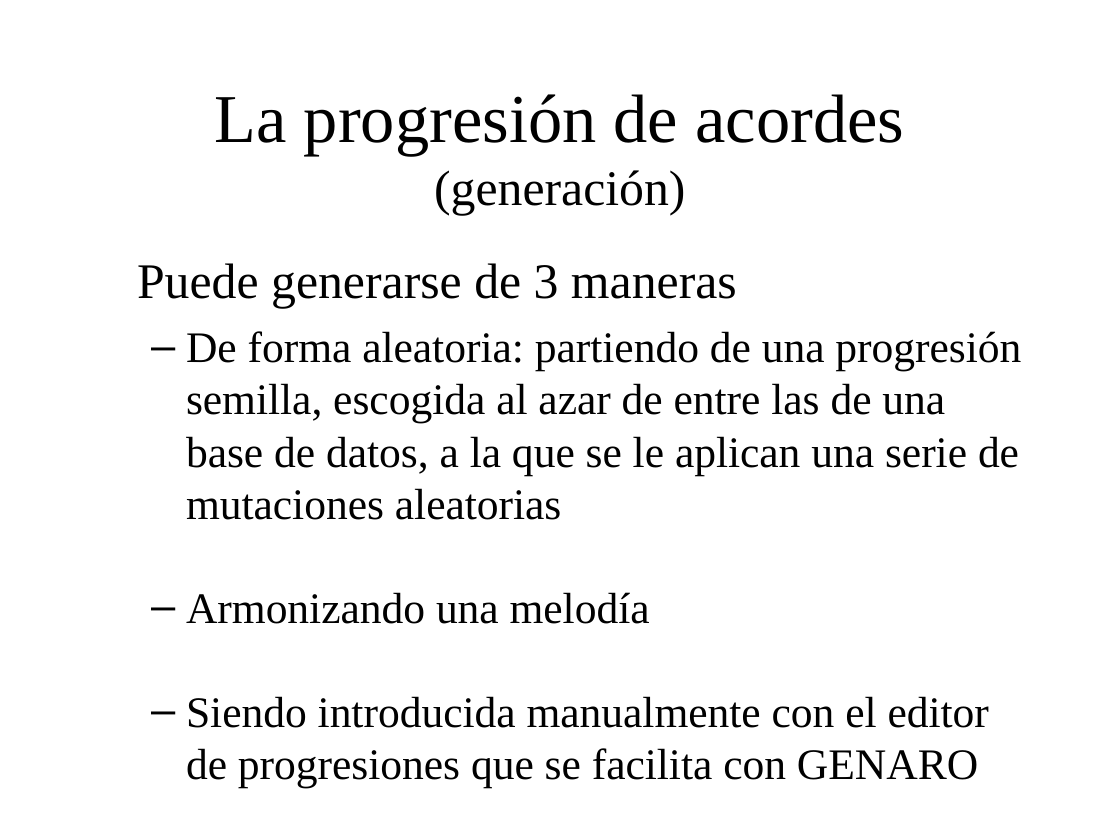
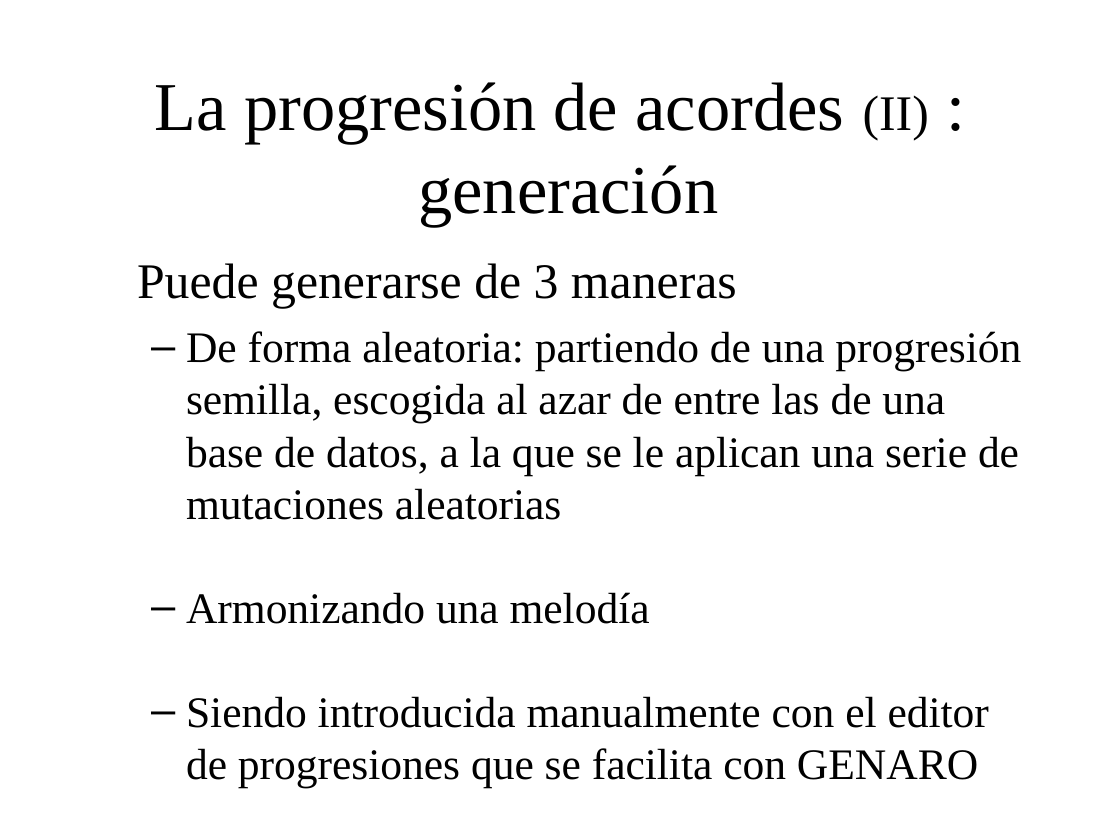
Before and after one commit to BackupTheBerlios/genaro, a slide deck: slide 22 of Documentos/MemoriaSSII/presentacion_proyecto.ppt (slide 18 before the commit). Drawn at 1120x840 pixels with LibreOffice and Linux fonts; fonts in the diff are those of the drawing; background and template pictures are left out. Boxes give left, top, right and bottom in pixels: in the first picture for what was removed or moved away, otherwise in the second. Text is boxed around its words. In the diff, an @@ line names an element or a change of style, - is before the commit and + after.

```diff
--- a/Documentos/MemoriaSSII/presentacion_proyecto.ppt
+++ b/Documentos/MemoriaSSII/presentacion_proyecto.ppt
@@ title at [155,82,929,226]: text changed @@
-La progresión de acordes
-(generación)
+La progresión de acordes (II) :
+generación
```
Also in this commit, not shown: 19 other slides changed, 10 slides added, 1 slide removed.
